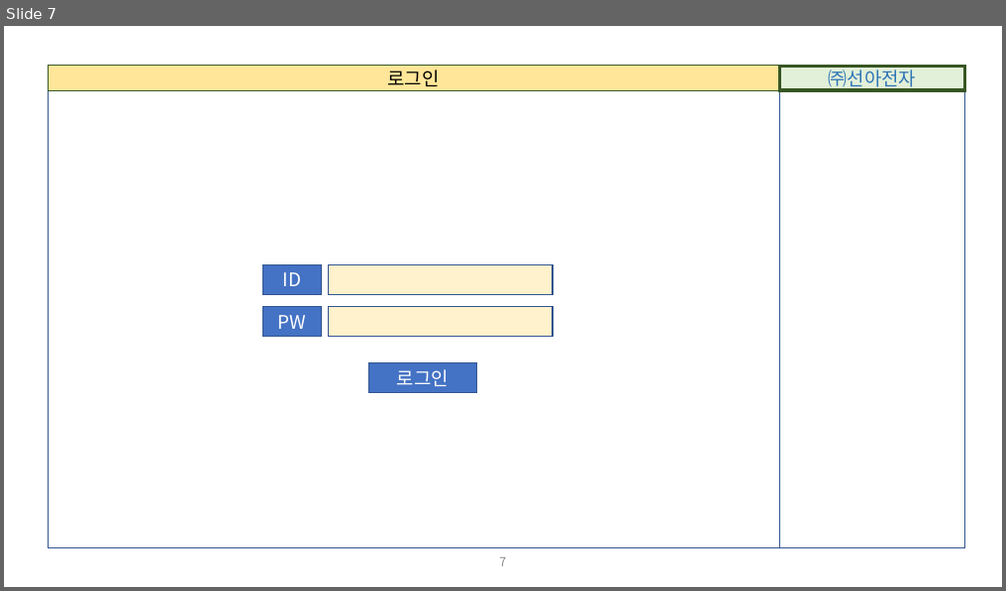
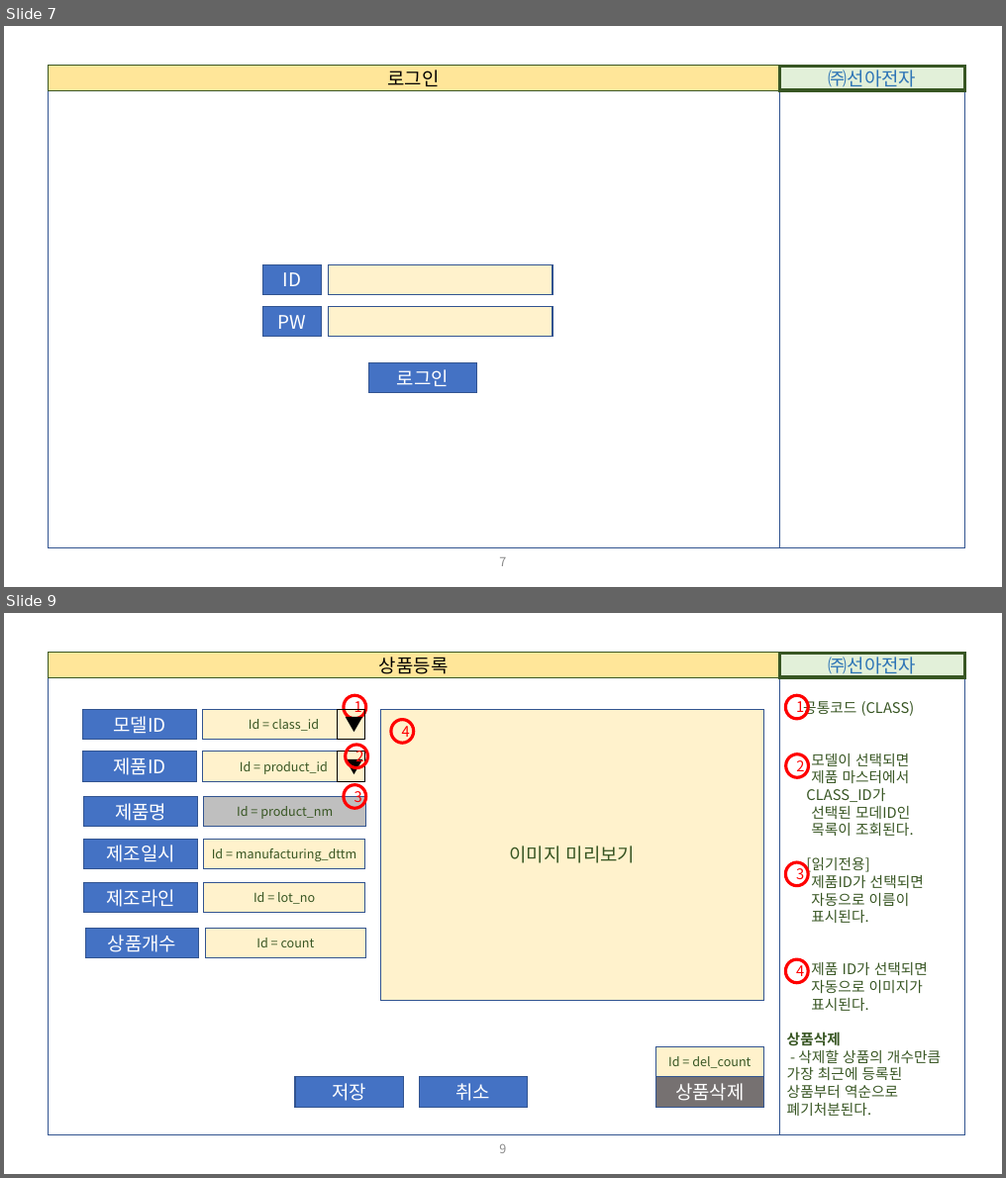
Before and after one commit to Charves-dev/ESupply, a slide deck: 설계/01. 화면정의서/ESupply_화면정의서.pptx. Shown one above the other, each under a label of ours: slide 7 before the commit, slides 7 and 9 after it; the slides between them are not shown. The pictures are 1006x591 and 1006x1178 pixels, drawn with LibreOffice and Linux fonts; fonts in the diff are those of the drawing. Boxes give left, top, right and bottom in pixels: in the first picture for what was removed or moved away, otherwise in the second. Text is boxed around its words. In the diff, an @@ line names an element or a change of style, - is before the commit and + after.

Commit message:
상품등록_설계중 반영

```diff
--- a/설계/01. 화면정의서/ESupply_화면정의서.pptx
+++ b/설계/01. 화면정의서/ESupply_화면정의서.pptx
@@ slide 9 added at (x1=4, y1=613, x2=1002, y2=1174), background #FFFFFF @@
@@ rectangle added at (x1=48, y1=653, x2=779, y2=677), fill #FFE699, outline #385723 1 pt, 18 pt, text #000000 @@
+상품등록
@@ rectangle added at (x1=779, y1=653, x2=965, y2=677), fill #E2F0D9, outline #385723 3 pt, 18 pt, text #2E75B6 @@
+㈜선아전자
@@ rectangle added at (x1=48, y1=677, x2=779, y2=1135), outline #325491 1 pt @@
@@ ellipse added at (x1=344, y1=695, x2=366, y2=719), outline #FF0000 3 pt, 14 pt, text #FF0000 @@
+1
@@ rectangle added at (x1=779, y1=677, x2=965, y2=1135), outline #325491 1 pt, 14 pt, text #385723 @@
+공통코드 (CLASS)
+모델이 선택되면
+제품 마스터에서
+CLASS_ID가
+선택된 모데ID인
+목록이 조회된다.
+[읽기전용]
+제품ID가 선택되면
+자동으로 이름이
+표시된다.
+제품 ID가 선택되면
+자동으로 이미지가
+표시된다.
+상품삭제
+- 삭제할 상품의 개수만큼 가장 최근에 등록된 상품부터 역순으로 폐기처분된다.
@@ ellipse added at (x1=785, y1=695, x2=808, y2=719), outline #FF0000 3 pt, 14 pt, text #FF0000 @@
+1
@@ rectangle added at (x1=82, y1=710, x2=196, y2=740), fill #4472C4, outline #325491 1 pt, 18 pt, text #FFFFFF @@
+모델ID
@@ rectangle added at (x1=202, y1=710, x2=364, y2=740), fill #FFF2CC, outline #325491 1 pt, 12 pt, text #385723 @@
+Id = class_id
@@ rectangle added at (x1=338, y1=710, x2=364, y2=740), outline #000000 0.75 pt, 18 pt, text #000000 @@
+▼
@@ rectangle added at (x1=380, y1=710, x2=764, y2=1000), fill #FFF2CC, outline #325491 1 pt, 18 pt, text #385723 @@
+이미지 미리보기
@@ ellipse added at (x1=391, y1=719, x2=414, y2=743), outline #FF0000 3 pt, 14 pt, text #FF0000 @@
+4
@@ rectangle added at (x1=82, y1=752, x2=196, y2=781), fill #4472C4, outline #325491 1 pt, 18 pt, text #FFFFFF @@
+제품ID
@@ rectangle added at (x1=202, y1=752, x2=364, y2=781), fill #FFF2CC, outline #325491 1 pt, 12 pt, text #385723 @@
+Id = product_id
@@ rectangle added at (x1=338, y1=752, x2=364, y2=781), outline #000000 0.75 pt, 18 pt, text #000000 @@
+▼
@@ ellipse added at (x1=346, y1=745, x2=368, y2=768), outline #FF0000 3 pt, 14 pt, text #FF0000 @@
+2
@@ ellipse added at (x1=786, y1=755, x2=809, y2=777), outline #FF0000 3 pt, 14 pt, text #FF0000 @@
+2
@@ ellipse added at (x1=344, y1=785, x2=366, y2=808), outline #FF0000 3 pt, 14 pt, text #FF0000 @@
+3
@@ rectangle added at (x1=84, y1=797, x2=198, y2=827), fill #4472C4, outline #325491 1 pt, 18 pt, text #FFFFFF @@
+제품명
@@ rectangle added at (x1=204, y1=797, x2=366, y2=827), fill #BFBFBF, outline #325491 1 pt, 12 pt, text #385723 @@
+Id = product_nm
@@ rectangle added at (x1=84, y1=839, x2=198, y2=869), fill #4472C4, outline #325491 1 pt, 18 pt, text #FFFFFF @@
+제조일시
@@ rectangle added at (x1=204, y1=839, x2=364, y2=869), fill #FFF2CC, outline #325491 1 pt, 12 pt, text #385723 @@
+Id = manufacturing_dttm
@@ ellipse added at (x1=785, y1=862, x2=808, y2=885), outline #FF0000 3 pt, 14 pt, text #FF0000 @@
+3
@@ rectangle added at (x1=84, y1=883, x2=198, y2=913), fill #4472C4, outline #325491 1 pt, 18 pt, text #FFFFFF @@
+제조라인
@@ rectangle added at (x1=204, y1=883, x2=364, y2=913), fill #FFF2CC, outline #325491 1 pt, 12 pt, text #385723 @@
+Id = lot_no
@@ rectangle added at (x1=85, y1=928, x2=199, y2=959), fill #4472C4, outline #325491 1 pt, 18 pt, text #FFFFFF @@
+상품개수
@@ rectangle added at (x1=205, y1=928, x2=366, y2=959), fill #FFF2CC, outline #325491 1 pt, 12 pt, text #385723 @@
+Id = count
@@ ellipse added at (x1=785, y1=959, x2=808, y2=983), outline #FF0000 3 pt, 14 pt, text #FF0000 @@
+4
@@ rectangle added at (x1=656, y1=1048, x2=764, y2=1077), fill #FFF2CC, outline #325491 1 pt, 12 pt, text #385723 @@
+Id = del_count
@@ rectangle added at (x1=295, y1=1077, x2=403, y2=1107), fill #4472C4, outline #325491 1 pt, 18 pt, text #FFFFFF @@
+저장
@@ rectangle added at (x1=419, y1=1077, x2=527, y2=1107), fill #4472C4, outline #325491 1 pt, 18 pt, text #FFFFFF @@
+취소
@@ rectangle added at (x1=656, y1=1077, x2=764, y2=1107), fill #767171, outline #325491 1 pt, 18 pt, text #FFFFFF @@
+상품삭제
@@ page number added at (x1=499, y1=1145, x2=506, y2=1154), 12 pt, text #8C8C8C @@
+9
```
Also in this commit, not shown: 1 slide changed, 1 other slide added, 5 other files.
